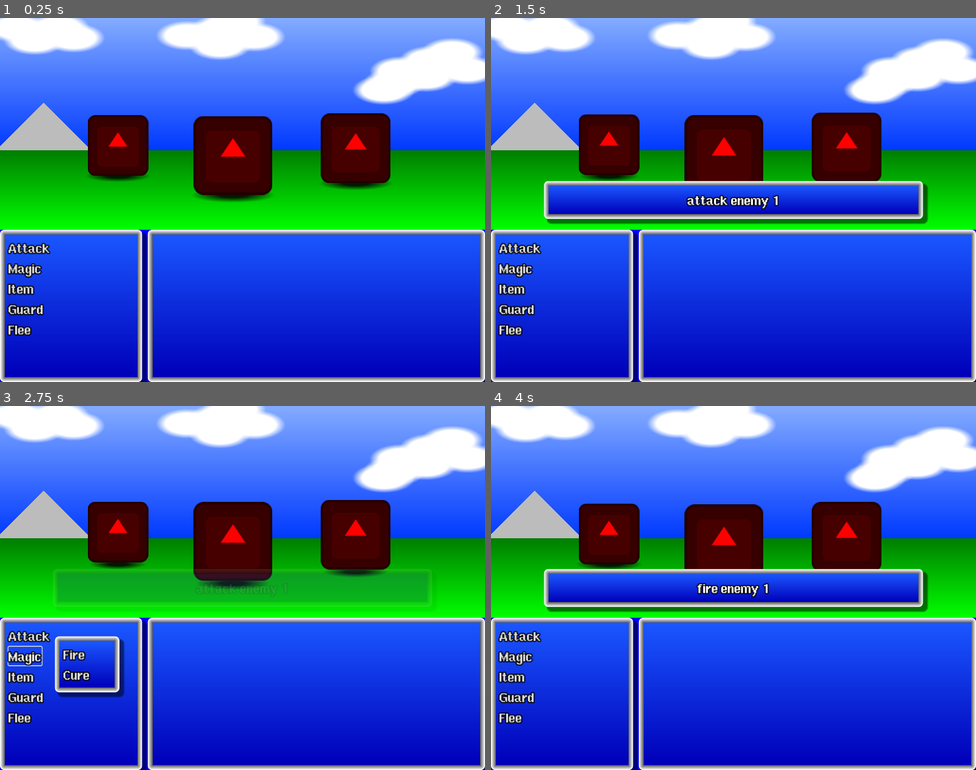
Above: before the commit, frames 1-4 (two rows, left to right).
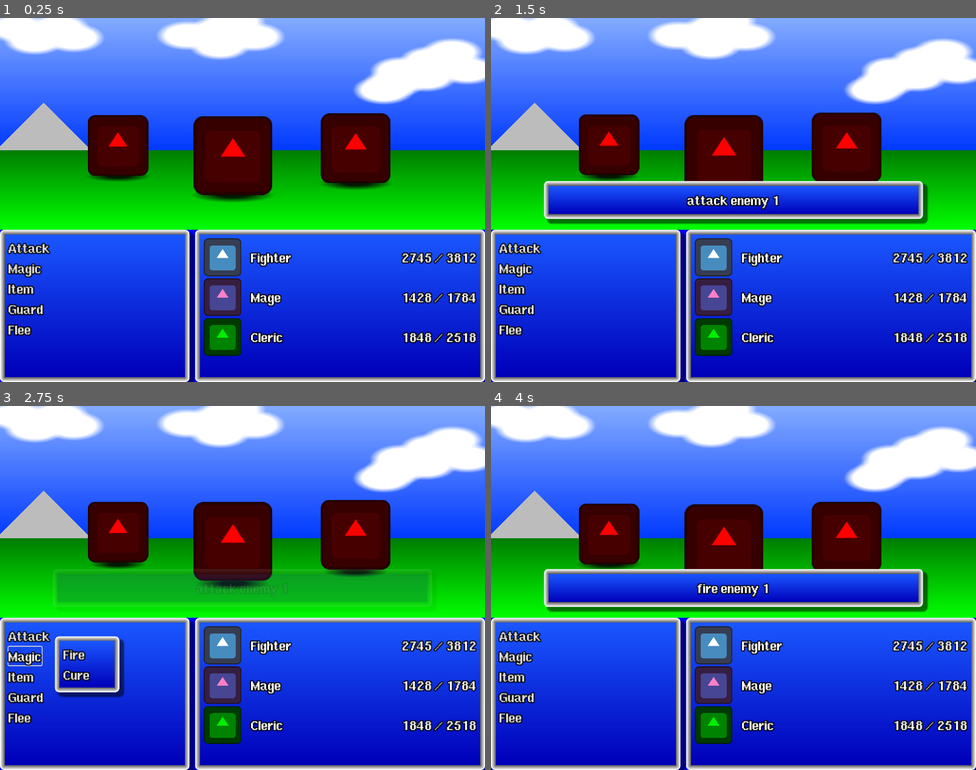
Above: after the commit, the same moments.

Repository: Toxe/godot-modal-dialogs
Game: Godot game, scene res://main.tscn
Two runs of this game, one before a commit and one after it. Both use one fixed random seed, a clock stepped at 60 frames per second and the inputs below. The engine's default icon, where the game draws it, is replaced by a stand-in: a white triangle on a blue panel in a dark square.
Inputs:
- Up to frame 1 (0.25 s): no input
- Up to frame 2 (1.5 s): click "Attack" at 0.5 s; click "Enemy A" at 1.25 s
- Up to frame 3 (2.75 s): click "Magic" at 2 s
- Up to frame 4 (4 s): click "Fire" at 2.75 s; click "Enemy A" at 3.5 s

The runs differ from the first frame. In frame 1, 6.7% of the frame differs, in the area x 28-99%, y 58-100%; in frame 2, 6.7%; in frame 3, 6.7%; in frame 4, 6.7%.

Commit message:
Add list of characters

Diff:
--- a/T05_ModalDialogs/main.tscn
+++ b/T05_ModalDialogs/main.tscn
@@ -1,9 +1,10 @@
-[gd_scene load_steps=11 format=3 uid="uid://cwc2cuyvyp0lc"]
+[gd_scene load_steps=12 format=3 uid="uid://cwc2cuyvyp0lc"]
 
 [ext_resource type="Script" path="res://main.gd" id="1_axe23"]
 [ext_resource type="PackedScene" uid="uid://ccfdtanlj6x3i" path="res://enemy/enemy.tscn" id="2_li0h4"]
 [ext_resource type="PackedScene" uid="uid://jks85lh402mp" path="res://menu/menu.tscn" id="2_qe8vp"]
 [ext_resource type="Theme" uid="uid://biy1jtch5ko3f" path="res://theme.tres" id="3_3g1iq"]
+[ext_resource type="Texture2D" uid="uid://b1ygadlpkhabj" path="res://icon.svg" id="5_rkhbp"]
 
 [sub_resource type="Gradient" id="Gradient_8nihk"]
 colors = PackedColorArray(0.00492994, 0.228797, 1, 1, 0.51363, 0.670995, 1, 1)
@@ -232,7 +233,7 @@
 offset_right = 1024.0
 offset_bottom = 768.0
 theme = ExtResource("3_3g1iq")
-split_offset = 300
+split_offset = 400
 dragger_visibility = 1
 
 [node name="MainActionMenu" parent="HSplitContainer" instance=ExtResource("2_qe8vp")]
@@ -247,3 +248,65 @@
 
 [node name="MarginContainer" type="MarginContainer" parent="HSplitContainer/PanelContainer/PanelContainer"]
 layout_mode = 2
+
+[node name="VBoxContainer" type="VBoxContainer" parent="HSplitContainer/PanelContainer/PanelContainer/MarginContainer"]
+layout_mode = 2
+
+[node name="HBoxContainer" type="HBoxContainer" parent="HSplitContainer/PanelContainer/PanelContainer/MarginContainer/VBoxContainer"]
+layout_mode = 2
+
+[node name="TextureRect" type="TextureRect" parent="HSplitContainer/PanelContainer/PanelContainer/MarginContainer/VBoxContainer/HBoxContainer"]
+custom_minimum_size = Vector2(0, 80)
+layout_mode = 2
+texture = ExtResource("5_rkhbp")
+expand_mode = 3
+
+[node name="Label" type="Label" parent="HSplitContainer/PanelContainer/PanelContainer/MarginContainer/VBoxContainer/HBoxContainer"]
+layout_mode = 2
+text = "Fighter"
+
+[node name="Label2" type="Label" parent="HSplitContainer/PanelContainer/PanelContainer/MarginContainer/VBoxContainer/HBoxContainer"]
+layout_mode = 2
+size_flags_horizontal = 3
+text = "2745 / 3812"
+horizontal_alignment = 2
+
+[node name="HBoxContainer2" type="HBoxContainer" parent="HSplitContainer/PanelContainer/PanelContainer/MarginContainer/VBoxContainer"]
+layout_mode = 2
+
+[node name="TextureRect" type="TextureRect" parent="HSplitContainer/PanelContainer/PanelContainer/MarginContainer/VBoxContainer/HBoxContainer2"]
+self_modulate = Color(1, 0.498039, 0.776471, 1)
+custom_minimum_size = Vector2(0, 80)
+layout_mode = 2
+texture = ExtResource("5_rkhbp")
+expand_mode = 3
+
+[node name="Label" type="Label" parent="HSplitContainer/PanelContainer/PanelContainer/MarginContainer/VBoxContainer/HBoxContainer2"]
+layout_mode = 2
+text = "Mage"
+
+[node name="Label2" type="Label" parent="HSplitContainer/PanelContainer/PanelContainer/MarginContainer/VBoxContainer/HBoxContainer2"]
+layout_mode = 2
+size_flags_horizontal = 3
+text = "1428 / 1784"
+horizontal_alignment = 2
+
+[node name="HBoxContainer3" type="HBoxContainer" parent="HSplitContainer/PanelContainer/PanelContainer/MarginContainer/VBoxContainer"]
+layout_mode = 2
+
+[node name="TextureRect" type="TextureRect" parent="HSplitContainer/PanelContainer/PanelContainer/MarginContainer/VBoxContainer/HBoxContainer3"]
+self_modulate = Color(0, 0.933333, 0, 1)
+custom_minimum_size = Vector2(0, 80)
+layout_mode = 2
+texture = ExtResource("5_rkhbp")
+expand_mode = 3
+
+[node name="Label" type="Label" parent="HSplitContainer/PanelContainer/PanelContainer/MarginContainer/VBoxContainer/HBoxContainer3"]
+layout_mode = 2
+text = "Cleric"
+
+[node name="Label2" type="Label" parent="HSplitContainer/PanelContainer/PanelContainer/MarginContainer/VBoxContainer/HBoxContainer3"]
+layout_mode = 2
+size_flags_horizontal = 3
+text = "1848 / 2518"
+horizontal_alignment = 2
--- a/T05_ModalDialogs/theme.tres
+++ b/T05_ModalDialogs/theme.tres
@@ -39,6 +39,7 @@
 Button/colors/font_outline_color = Color(0, 0, 0, 1)
 Button/constants/outline_size = 8
 Button/styles/normal = SubResource("StyleBoxEmpty_36dpa")
+HBoxContainer/constants/separation = 20
 Label/colors/font_outline_color = Color(0, 0, 0, 1)
 Label/constants/outline_size = 8
 MarginContainer/constants/margin_bottom = 8
